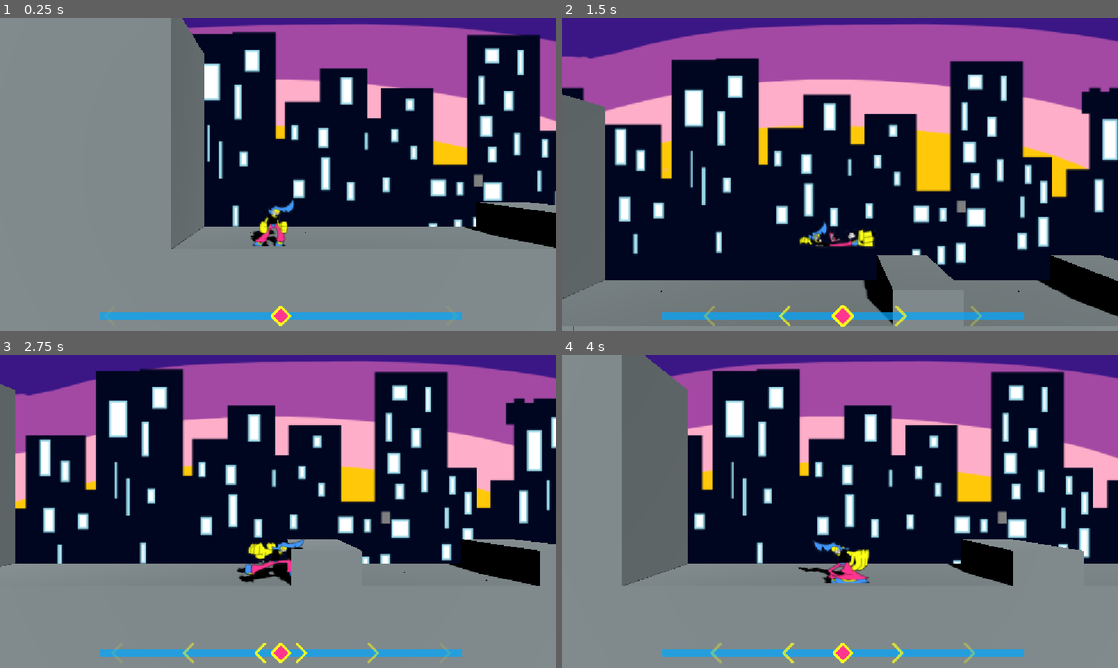
Above: before the commit, frames 1-4 (two rows, left to right).
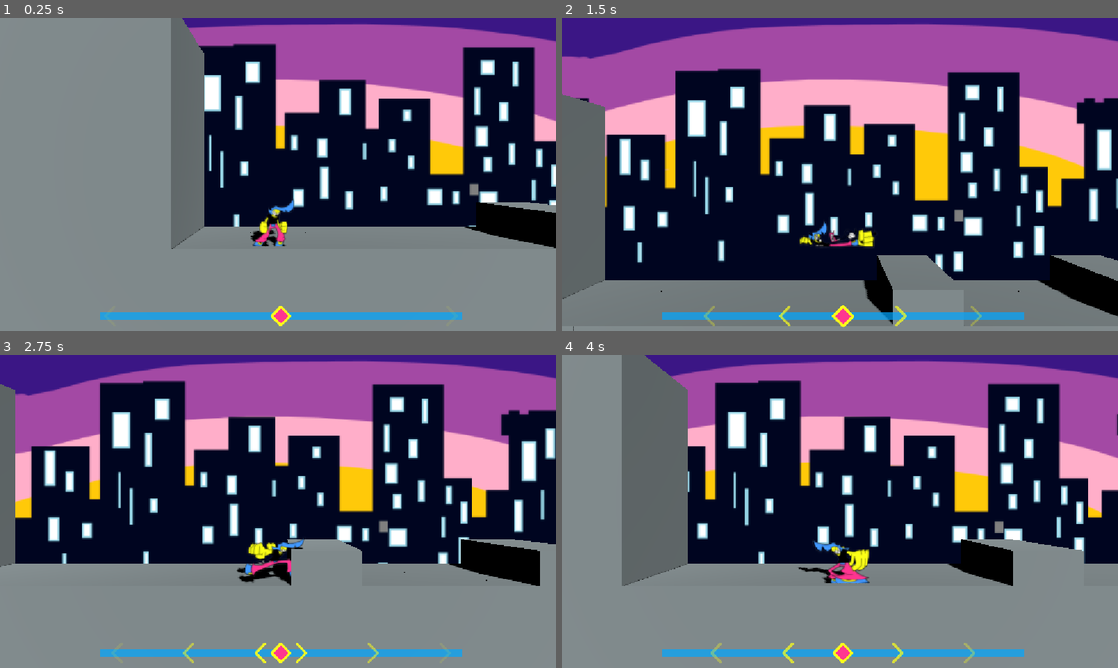
Above: after the commit, the same moments.

Repository: jackachulian/StuckInALoop
Game: Godot game, scene res://scenes/level.tscn
The game is run twice, just before and just after one commit, with the same random seed, the same clock (stepped at 60 frames per second) and the same inputs. This scene is started directly instead of the project's main scene. Sound files missing from this copy of the repository are replaced by a short silence.
Inputs (mouse positions are in pixels of both pictures, inside the frame that each line leads up to):
- Up to frame 1 (0.25 s): no input
- Up to frame 2 (1.5 s): move the mouse to (962, 158) at 0.52 s; hold Right (ui_right) 0.53-1.28 s; tap X (punch) at 0.6, 1.35 s; click (962, 158) at 0.67 s; tap Z (jump) at 0.77 s; move the mouse to (728, 190) at 1.27 s; hold Down (ui_down) from 1.28 s (still down)
- Up to frame 3 (2.75 s): tap Z (jump) at 1.52 s; move the mouse to (333, 442) at 2.02 s; release Down (ui_down) at 2.03 s; hold Right (ui_right) from 2.03 s (still down); tap X (punch) at 2.1 s
- Up to frame 4 (4 s): move the mouse to (812, 574) at 2.77 s; release Right (ui_right) at 2.78 s; hold Up (ui_up) 2.78-3.53 s; tap X (punch) at 2.85, 3.6 s; click (812, 574) at 2.92 s; tap Z (jump) at 3.02, 3.77 s; move the mouse to (1006, 558) at 3.52 s; hold Left (ui_left) from 3.53 s (still down)

The runs differ from the first frame. In frame 1, 9.1% of the frame differs, in the area x 34-100%, y 4-67%; in frame 2, 14%; in frame 3, 14%, in the area x 2-100%, y 4-67%; in frame 4, 11%.

Commit message:
rhythm pulsing buildings

Diff:
--- a/scenes/level.tscn
+++ b/scenes/level.tscn
@@ -73,8 +73,10 @@
 [ext_resource type="AudioStream" uid="uid://bc4mtrq20badv" path="res://audio/gamejam22726_FINAL.wav" id="68_ltwek"]
 [ext_resource type="Texture2D" uid="uid://wu1m08kp5sbv" path="res://sprites/bg_sky.png" id="68_u0n8q"]
 [ext_resource type="Texture2D" uid="uid://2mdvuafr4wi6" path="res://sprites/beat_marker.png" id="71_ltwek"]
+[ext_resource type="Script" uid="uid://dicjnwysglnyu" path="res://scripts/rhythm_pulser_3d.gd" id="71_u5upv"]
 [ext_resource type="Script" uid="uid://bi0vwmyfkqmgv" path="res://scripts/beat_bar.gd" id="71_vry8j"]
 [ext_resource type="PackedScene" uid="uid://hjvgbpi8uwmu" path="res://scenes/beat_marker.tscn" id="72_vry8j"]
+[ext_resource type="Script" uid="uid://ucjnpwwr5ghd" path="res://scripts/rhythm_pulser_control.gd" id="76_om2me"]
 [ext_resource type="PackedScene" uid="uid://dp8lm0i3k1rno" path="res://scenes/scene_transition.tscn" id="76_s1acf"]
 
 [sub_resource type="PhysicsMaterial" id="PhysicsMaterial_c1pbi"]
@@ -427,18 +429,25 @@
 shape = SubResource("CapsuleShape3D_d5irf")
 debug_color = Color(0.99218434, 0, 0.26181343, 0.41960785)
 
-[node name="BgBuildings" type="Sprite3D" parent="." unique_id=2126799649 node_paths=PackedStringArray("camera")]
-transform = Transform3D(1, 0, 0, 0, 1, 0, 0, 0, 1, 0, 8.247086, -14.425812)
+[node name="Buildings" type="Node3D" parent="." unique_id=423951006 node_paths=PackedStringArray("rhythm_manager")]
+transform = Transform3D(1, 0, 0, 0, 1, 0, 0, 0, 1, 0, -13, -15)
+script = ExtResource("71_u5upv")
+rhythm_manager = NodePath("../RhythmManager")
+pulse_scale = Vector3(1, 1.02, 1)
+pulse_time = 0.2
+
+[node name="BgBuildings" type="Sprite3D" parent="Buildings" unique_id=2126799649 node_paths=PackedStringArray("camera")]
+transform = Transform3D(1, 0, 0, 0, 1, 0, 0, 0, 1, 0, 20, 0)
 extra_cull_margin = 16384.0
 custom_aabb = AABB(-10000, -10000, -10000, 20000, 20000, 20000)
 pixel_size = 0.05
 texture = ExtResource("67_jydfl")
 script = ExtResource("68_d5irf")
-camera = NodePath("../Player/Camera3D")
+camera = NodePath("../../Player/Camera3D")
 create_children = true
 
-[node name="BgBuildings2" type="Sprite3D" parent="BgBuildings" unique_id=613150319]
-transform = Transform3D(1, 0, 0, 0, 1, 0, 0, 0, 1, 0, -41.160793, 0)
+[node name="BgBuildings2" type="Sprite3D" parent="Buildings/BgBuildings" unique_id=613150319]
+transform = Transform3D(1, 0, 0, 0, 1, 0, 0, 0, 1, 0, -40, 0)
 extra_cull_margin = 16384.0
 flip_v = true
 pixel_size = 0.05
@@ -478,7 +487,7 @@
 rhythm_manager = NodePath("../../../RhythmManager")
 marker_scene = ExtResource("72_vry8j")
 
-[node name="BeatCenter" type="Control" parent="CanvasLayer/UI/BeatBar" unique_id=113054813]
+[node name="BeatCenter" type="Control" parent="CanvasLayer/UI/BeatBar" unique_id=113054813 node_paths=PackedStringArray("rhythm_manager")]
 layout_mode = 1
 anchors_preset = 8
 anchor_left = 0.5
@@ -492,6 +501,8 @@
 grow_horizontal = 2
 grow_vertical = 2
 pivot_offset_ratio = Vector2(0.5, 0.5)
+script = ExtResource("76_om2me")
+rhythm_manager = NodePath("../../../../RhythmManager")
 
 [node name="ColorRect" type="ColorRect" parent="CanvasLayer/UI/BeatBar/BeatCenter" unique_id=1064389782]
 layout_mode = 1
--- a/scenes/options_manager.gd
+++ b/scenes/options_manager.gd
@@ -1,4 +1,4 @@
 class_name OptionsManager
 extends Node
 
-var beat_offset_milliseconds: float = 0.015
+var beat_offset_milliseconds: float = 0.00
--- a/scripts/beat_bar.gd
+++ b/scripts/beat_bar.gd
@@ -8,13 +8,9 @@
 @export var beat_lookahead: float = 2.5
 @export var marker_scene: PackedScene
 
-@export var center_pulse_scale: float = 1.5
-@export var center_pulse_time: float = 0.125
-
 @onready var beat_markers: Control = $BeatMarkers
 @onready var beat_center: Control = $BeatCenter
 
-var last_pulse_beat: int = 0
 var last_marker_spawn_beat: int = 0
 
 func _ready() -> void:
@@ -23,13 +19,6 @@
 		last_marker_spawn_beat += 1
 
 func _process(_delta: float) -> void:
-	# If the current pulse should have happened by now, do the pulse
-	if (rhythm_manager.current_beat > last_pulse_beat + 1):
-		last_pulse_beat += 1
-		beat_center.scale = Vector2(center_pulse_scale, center_pulse_scale)
-		var tween = create_tween()
-		tween.tween_property(beat_center, "scale", Vector2.ONE, center_pulse_time)
-
 	# If the current marker should have spawned by now, spawn it
 	if (rhythm_manager.current_beat + beat_lookahead) >= last_marker_spawn_beat:
 		print("spawning markers for beat ", last_marker_spawn_beat)
--- a/scripts/parallax_sprite_3d.gd
+++ b/scripts/parallax_sprite_3d.gd
@@ -1,4 +1,5 @@
 extends Sprite3D
+
 
 @export var camera: Camera3D
 @export var scale_factor: float = 0.2
--- /dev/null
+++ b/scripts/rhythm_pulser_3d.gd
@@ -0,0 +1,21 @@
+class_name RhythmPulser3D
+extends Node3D
+
+@export var rhythm_manager: RhythmManager
+@export var pulse_scale: Vector3 = Vector3(1.0, 1.01, 1.0)
+@export var pulse_time: float = 0.1
+
+var start_scale: Vector3
+var last_pulse_beat: int = 0
+
+func _ready() -> void:
+	start_scale = scale
+	last_pulse_beat = floor(rhythm_manager.current_beat)
+
+func _process(_delta: float) -> void:
+	# If the current pulse should have happened by now, do the pulse
+	if (rhythm_manager.current_beat + (_delta * rhythm_manager.beats_per_second) > last_pulse_beat + 1):
+		last_pulse_beat = floor(rhythm_manager.current_beat)
+		scale = start_scale * pulse_scale
+		var tween = create_tween()
+		tween.tween_property(self, "scale", start_scale, pulse_time)
--- /dev/null
+++ b/scripts/rhythm_pulser_control.gd
@@ -0,0 +1,21 @@
+class_name RhythmPulserControl
+extends Control
+
+@export var rhythm_manager: RhythmManager
+@export var pulse_scale: float = 1.5
+@export var pulse_time: float = 0.125
+
+var start_scale: Vector2
+var last_pulse_beat: int = 0
+
+func _ready() -> void:
+	start_scale = scale
+	last_pulse_beat = floor(rhythm_manager.current_beat)
+
+func _process(_delta: float) -> void:
+	# If the current pulse should have happened by now, do the pulse
+	if (rhythm_manager.current_beat + (_delta * rhythm_manager.beats_per_second) > last_pulse_beat + 1):
+		last_pulse_beat = floor(rhythm_manager.current_beat)
+		scale = start_scale * pulse_scale
+		var tween = create_tween()
+		tween.tween_property(self, "scale", start_scale, pulse_time)
Not shown, added: scripts/rhythm_pulser_3d.gd.uid
Not shown, added: scripts/rhythm_pulser_control.gd.uid
